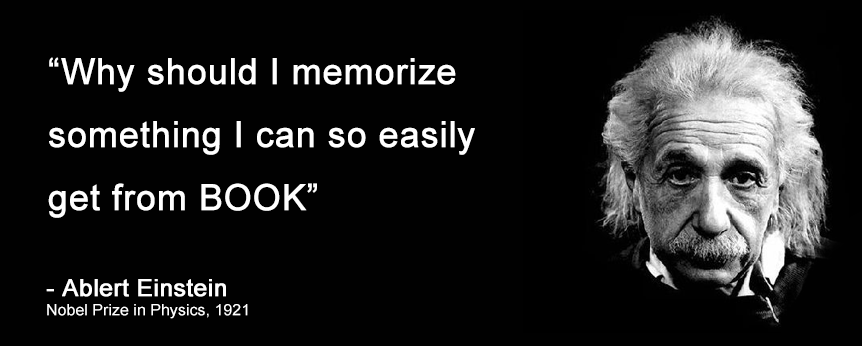
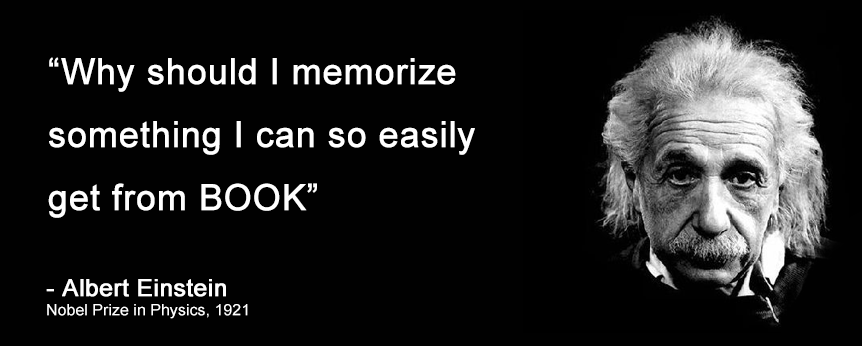
Two versions of the same layered image (862 × 346). Layer-by-layer changes:
renamed "- Ablert Einstein" to "- Albert Einstein", painted on it over [80, 279, 98, 297]
